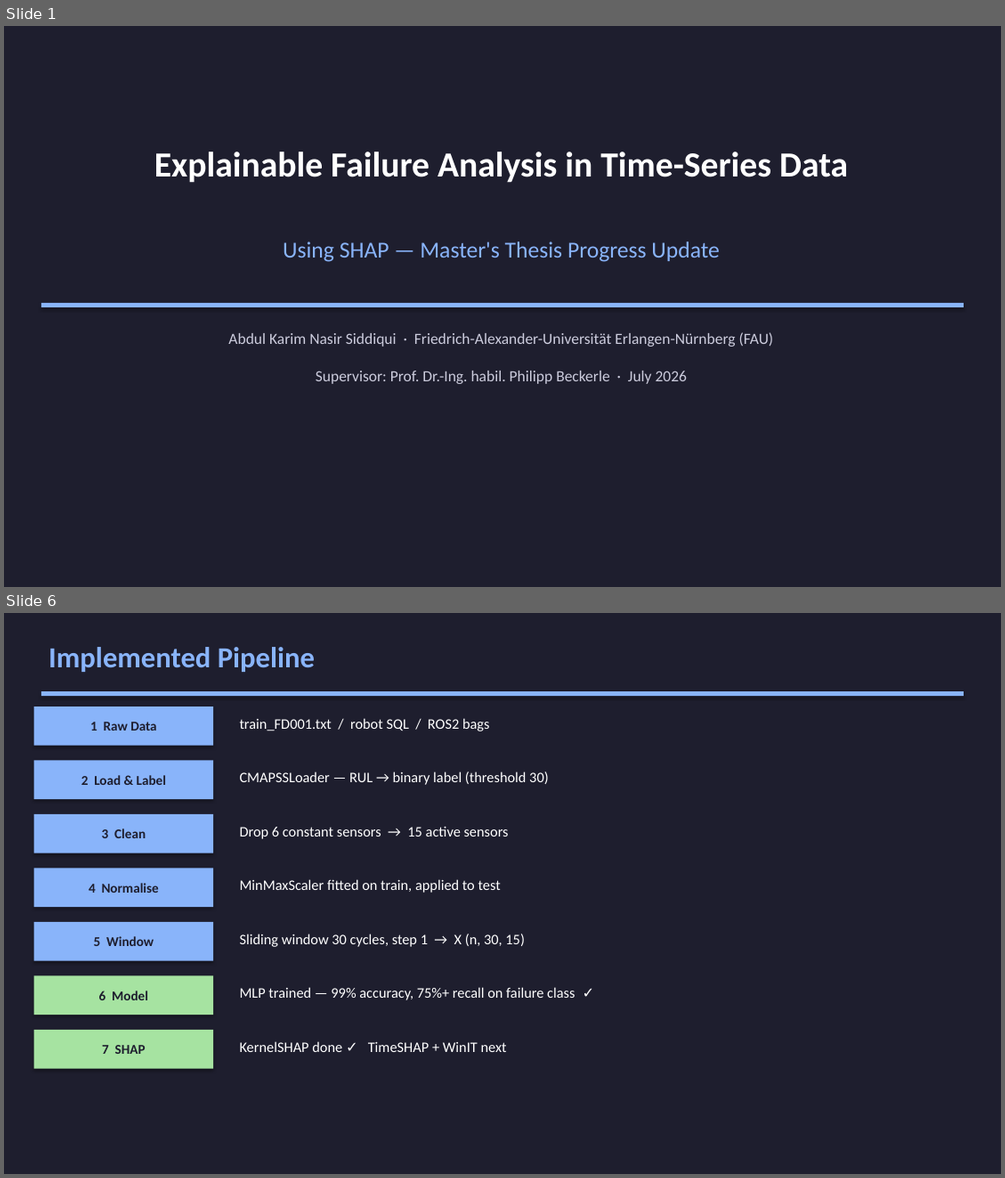
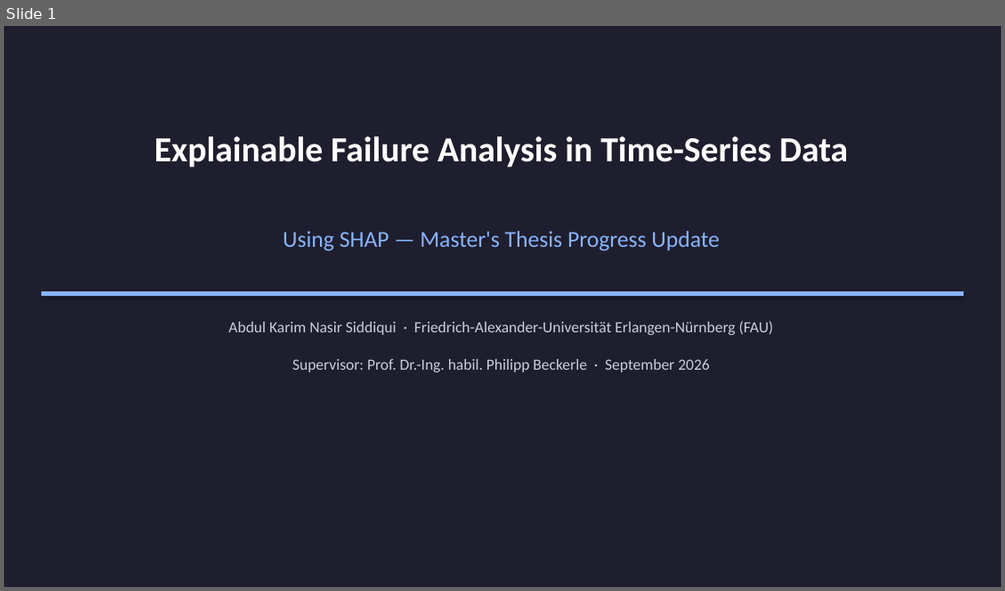
Before and after one commit to karimnasir553/MA_Siddiqui, a slide deck: MA_Siddiqui_Progress.pptx. Shown one above the other, each under a label of ours: slides 1 and 6 before the commit, slide 1 after it; the slides between them are not shown. The pictures are 1005x1178 and 1005x591 pixels, drawn with LibreOffice and Linux fonts; fonts in the diff are those of the drawing. Boxes give left, top, right and bottom in pixels: in the first picture for what was removed or moved away, otherwise in the second. Text is boxed around its words. In the diff, an @@ line names an element or a change of style, - is before the commit and + after.

```diff
--- a/MA_Siddiqui_Progress.pptx
+++ b/MA_Siddiqui_Progress.pptx
@@ slide 6 removed at <box>4,613,1001,1174</box>, background #FFFFFF @@
@@ rectangle removed at <box>4,613,1001,1174</box> @@
@@ text removed at <box>48,647,315,672</box> @@
-Implemented Pipeline
@@ rectangle removed at <box>41,691,963,696</box> @@
@@ rectangle removed at <box>34,706,213,746</box> @@
-1 Raw Data
@@ text removed at <box>240,718,489,731</box> @@
-train_FD001.txt / robot SQL / ROS2 bags
@@ rectangle removed at <box>34,761,213,799</box> @@
-2 Load & Label
@@ text removed at <box>240,771,549,785</box> @@
-CMAPSSLoader — RUL → binary label (threshold 30)
@@ rectangle removed at <box>34,814,213,853</box> @@
-3 Clean
@@ text removed at <box>240,826,509,839</box> @@
-Drop 6 constant sensors → 15 active sensors
@@ rectangle removed at <box>34,868,213,907</box> @@
-4 Normalise
@@ text removed at <box>240,879,501,892</box> @@
-MinMaxScaler fitted on train, applied to test
@@ rectangle removed at <box>34,922,213,961</box> @@
-5 Window
@@ text removed at <box>240,933,525,947</box> @@
-Sliding window 30 cycles, step 1 → X (n, 30, 15)
@@ rectangle removed at <box>34,976,213,1014</box> @@
-6 Model
@@ text removed at <box>240,987,574,1000</box> @@
-MLP trained — 99% accuracy, 75%+ recall on failure class ✓
@@ rectangle removed at <box>34,1030,213,1069</box> @@
-7 SHAP
@@ text removed at <box>240,1041,507,1052</box> @@
-KernelSHAP done ✓ TimeSHAP + WinIT next
@@ slide 1 changed as well @@
@@ 3 texts, 1 rectangle: place and size @@
-3 texts, 1 rectangle at <box>41,151,963,346</box>
+3 texts, 1 rectangle at <box>41,136,963,335</box>
@@ text at <box>292,359,709,372</box>: text changed @@
-Supervisor: Prof. Dr.-Ing. habil. Philipp Beckerle · July 2026
+Supervisor: Prof. Dr.-Ing. habil. Philipp Beckerle · September 2026
```
Also in this commit, not shown: 2 other slides changed, 11 slides added, 13 other slides removed, 1 other file.
